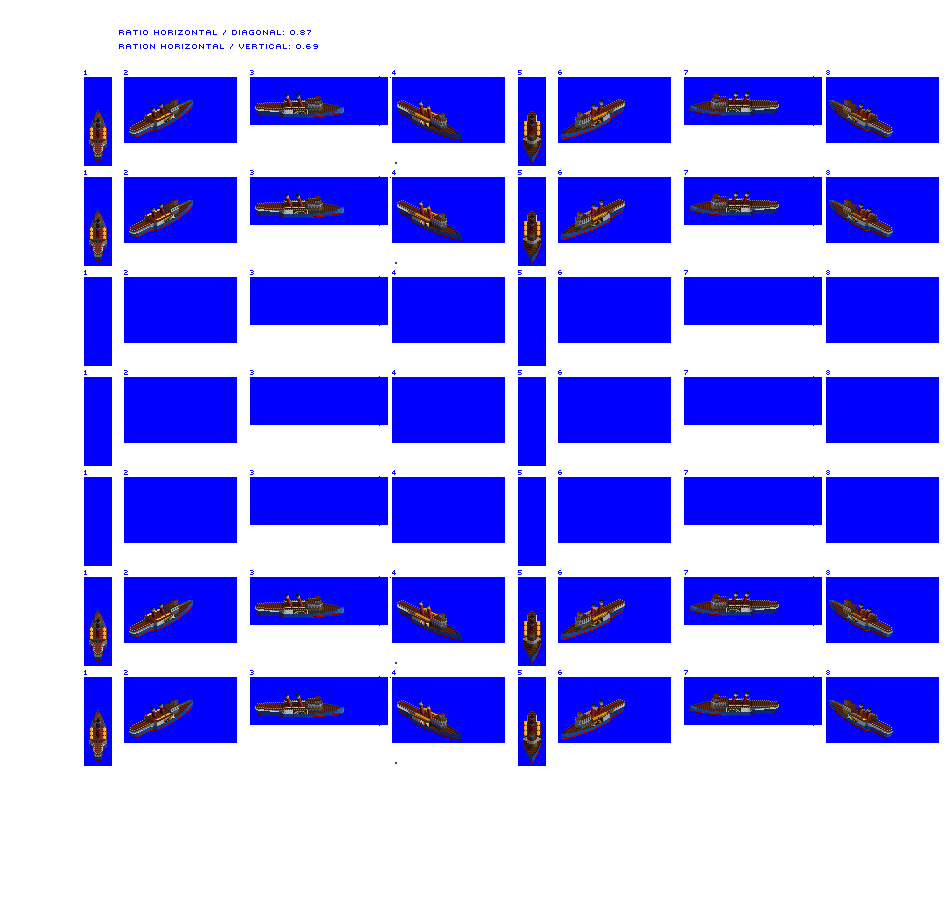
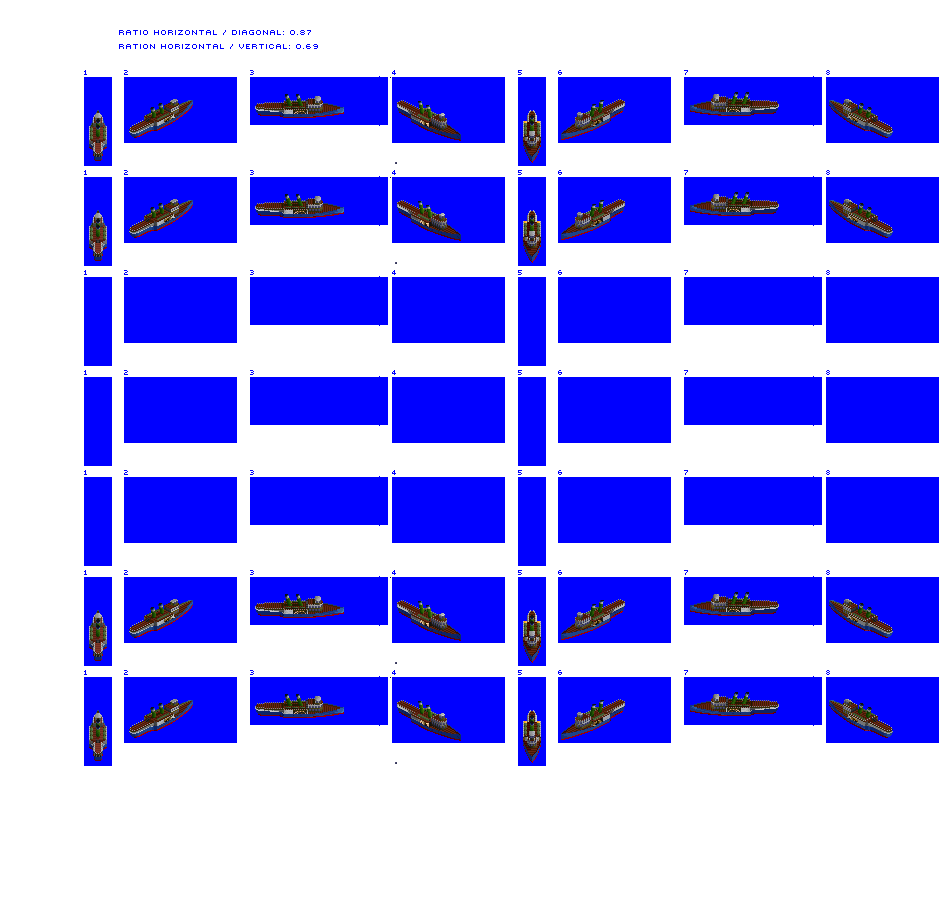
Revision of a layered 950px x 900px image; what changed, layer by layer:
painted on "Paddle Steamer" over [89, 93, 877, 757]
